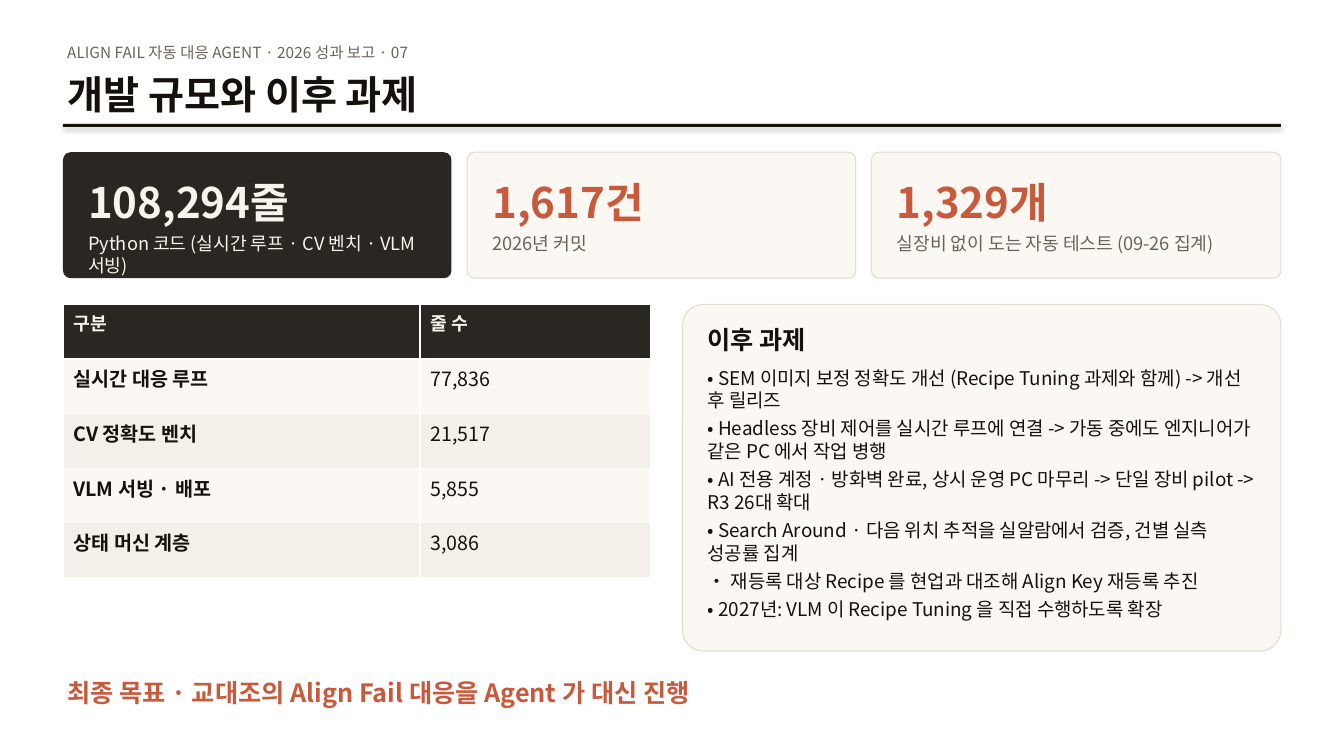
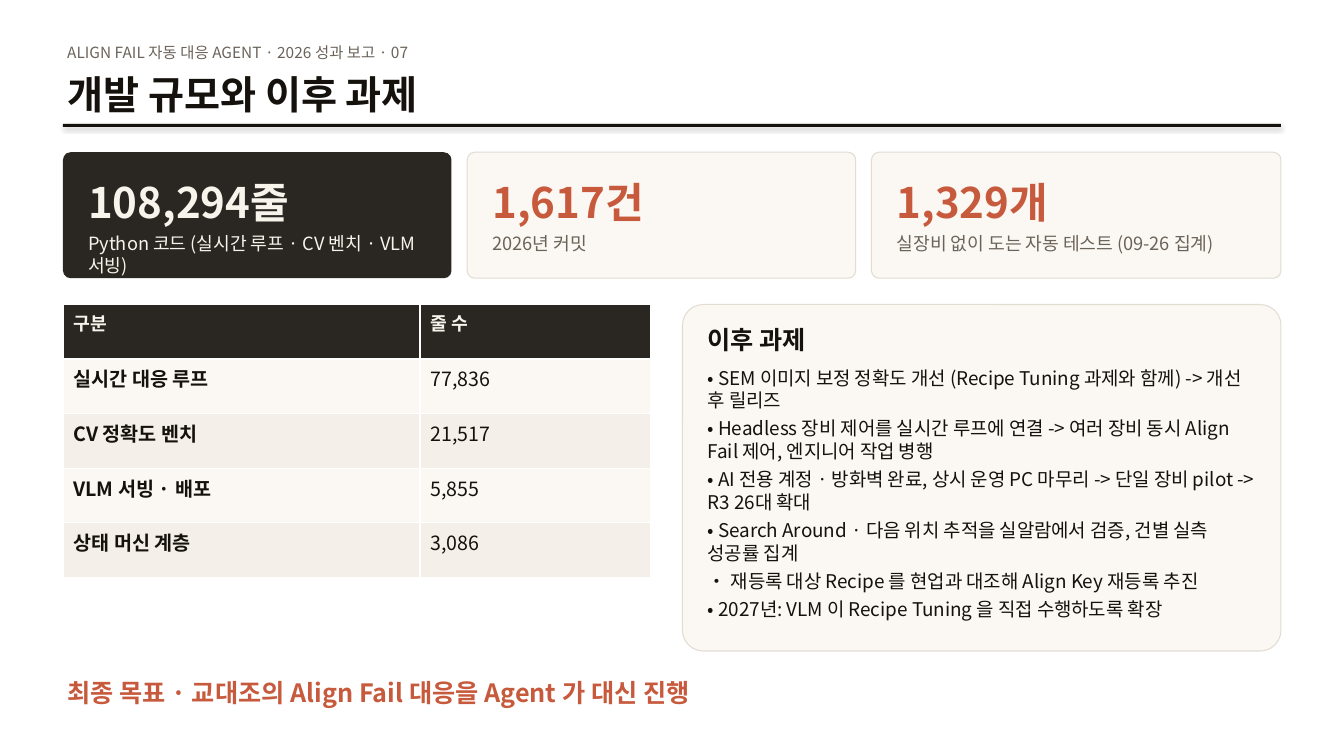
Before and after one commit to DarrenKoi/auto_recipe_creator, a slide deck: slide 8 of docs/project_progress/Align_Tuning_Agent_2026_year_end.pptx. Drawn at 1344x756 pixels with LibreOffice and Linux fonts; fonts in the diff are those of the drawing. Boxes give left, top, right and bottom in pixels: in the first picture for what was removed or moved away, otherwise in the second. Text is boxed around its words. In the diff, an @@ line names an element or a change of style, - is before the commit and + after.

```diff
--- a/docs/project_progress/Align_Tuning_Agent_2026_year_end.pptx
+++ b/docs/project_progress/Align_Tuning_Agent_2026_year_end.pptx
@@ text at (708, 419, 1230, 462): text changed @@
-• Headless 장비 제어를 실시간 루프에 연결 -> 가동 중에도 엔지니어가 같은 PC 에서 작업 병행
+• Headless 장비 제어를 실시간 루프에 연결 -> 여러 장비 동시 Align Fail 제어, 엔지니어 작업 병행
```
Also in this commit, not shown: 2 other slides changed, 2 other files.
